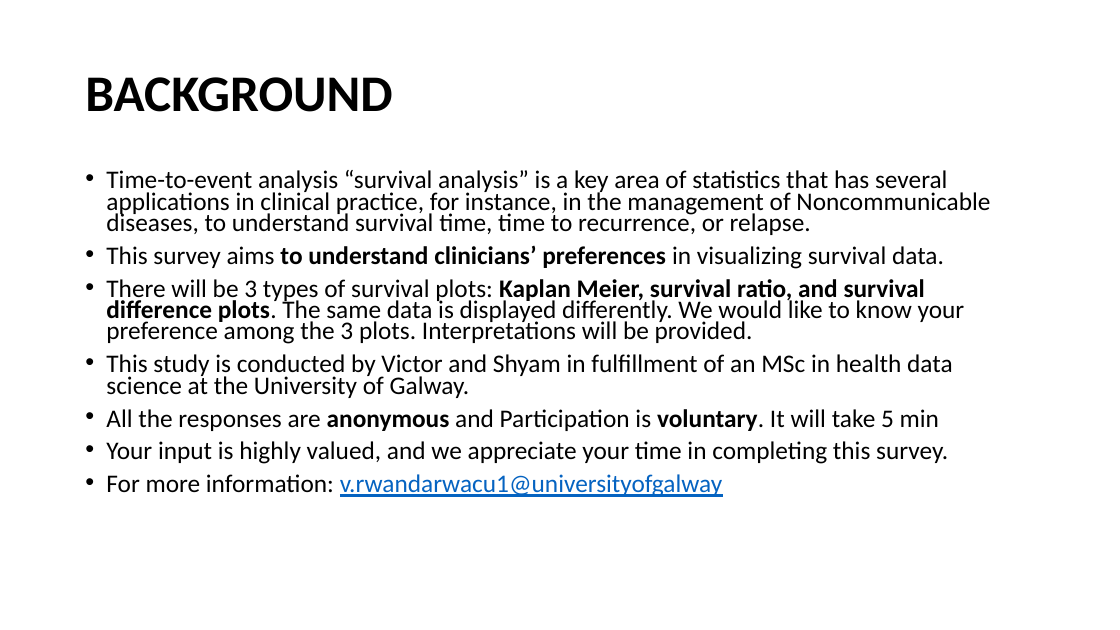
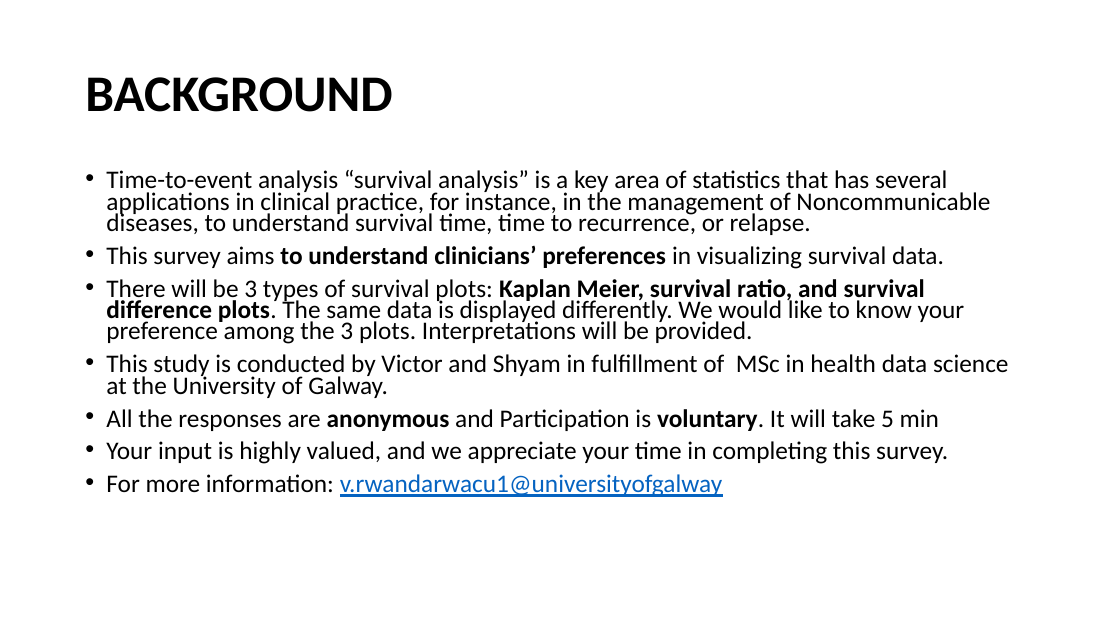
Before and after one commit to rwandarwacu1/Msc_thesis_survival, a slide deck: slide 2 of SURVIVAL RATIO PLOTS_For survey.pptx. Drawn at 1120x630 pixels with LibreOffice and Linux fonts; fonts in the diff are those of the drawing. Boxes give left, top, right and bottom in pixels: in the first picture for what was removed or moved away, otherwise in the second. Text is boxed around its words. In the diff, an @@ line names an element or a change of style, - is before the commit and + after.

```diff
--- a/SURVIVAL RATIO PLOTS_For survey.pptx
+++ b/SURVIVAL RATIO PLOTS_For survey.pptx
@@ text at [106, 354, 1009, 398]: text changed @@
-• This study is conducted by Victor and Shyam in fulfillment of an MSc in health data science at the University of Galway.
+• This study is conducted by Victor and Shyam in fulfillment of MSc in health data science at the University of Galway.
```
Also in this commit, not shown: 2 other slides changed, 5 slides added, 1 slide removed.
